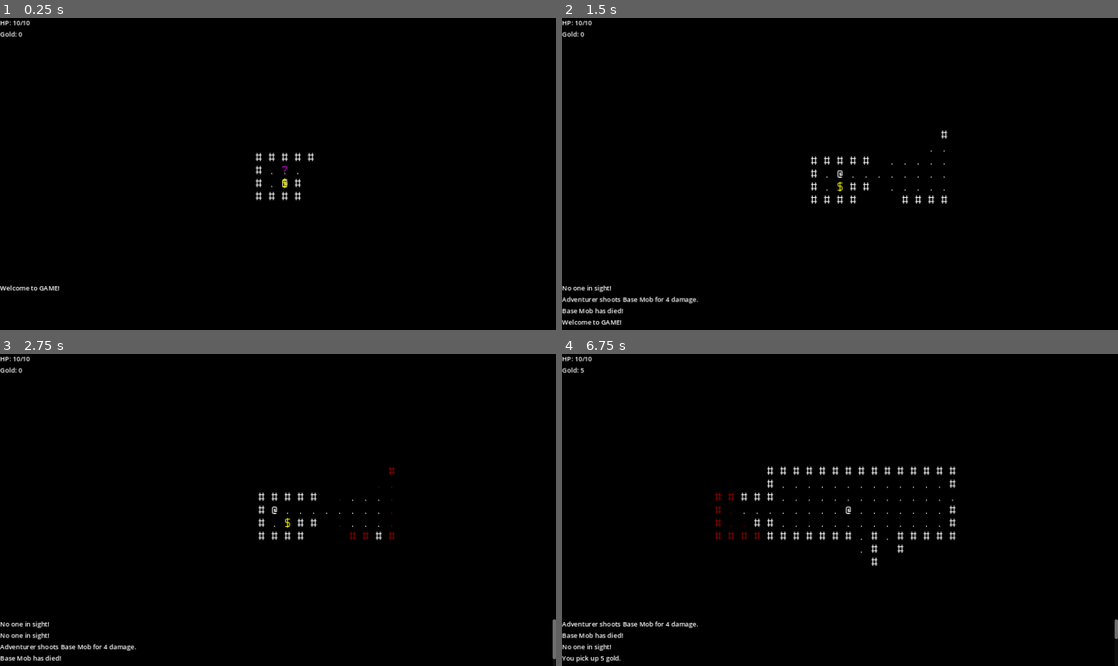
Above: before the commit, frames 1-4 (two rows, left to right).
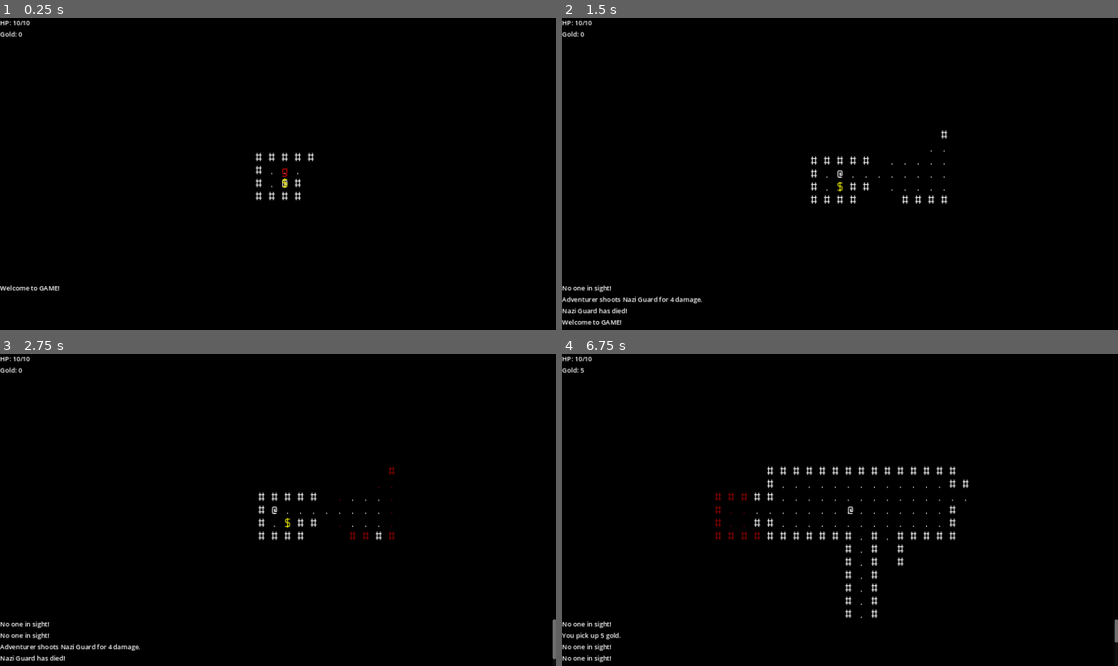
Above: after the commit, the same moments.

Repository: ElPresidentePoole/godot-rl
Game: Godot game, scene res://scenes/dungeon.tscn
Same seed, same stepped clock (60 frames per second), same inputs: the game is played once before the commit and once after it.
Inputs:
- Up to frame 1 (0.25 s): no input
- Up to frame 2 (1.5 s): hold F (fire_at_nearest_mob) 0.53-1.28 s; hold W (move_north) from 0.53 s (still down); tap F (fire_at_nearest_mob) at 1.35 s
- Up to frame 3 (2.75 s): tap Enter at 2 s; release W (move_north) at 2.03 s; hold A (move_west) from 2.03 s (still down); hold F (fire_at_nearest_mob) from 2.03 s (still down)
- Up to frame 4 (6.75 s): release F (fire_at_nearest_mob) at 2.78 s; tap F (fire_at_nearest_mob) at 2.85, 4.35, 5.85 s; tap Space at 3.5 s; release A (move_west) at 3.53 s; hold S (move_south) 3.53-4.28 s; hold F (fire_at_nearest_mob) 3.53-4.28 s; hold D (move_east) 4.28-5.03 s; hold W (move_north) 5.03-5.78 s; hold F (fire_at_nearest_mob) 5.03-5.78 s; hold D (move_east) from 5.78 s (still down); hold F (fire_at_nearest_mob) from 6.53 s (still down)

The runs differ from the first frame. In frame 1, less than 0.1% of the frame differs, in the area x 50-52%, y 47-52%; in frame 2, 0.3%; in frame 3, 0.3%; in frame 4, 0.9%, in the area x 0-100%, y 40-99%.

Commit message:
mobs.json parsing

Diff:
--- a/mobs.json
+++ b/mobs.json
@@ -1,15 +1,41 @@
 {
 	"guard": {
 		"mob_name": "Nazi Guard",
-		"symbol": "N",
+		"vision_range": 6,
+		"symbol": "g",
 		"color": "#e90000",
-		"attack": {
+		"weapon": {
 			"range": 4,
 			"damage": 4,
 			"verb": "shoots"
 		},
 		"mortality": {
 			"max_hp": 6
-		}
-	}
+		}},
+	"wizard": {
+		"mob_name": "Nazi Occultist",
+		"vision_range": 7,
+		"symbol": "w",
+		"color": "#3399ff",
+		"weapon": {
+			"range": 6,
+			"damage": 2,
+			"verb": "zaps"
+		},
+		"mortality": {
+			"max_hp": 2
+		}},
+	"officer": {
+		"mob_name": "Nazi Officer",
+		"vision_range": 7,
+		"symbol": "o",
+		"color": "#3399ff",
+		"weapon": {
+			"range": 6,
+			"damage": 5,
+			"verb": "blasts"
+		},
+		"mortality": {
+			"max_hp": 8
+		}},
 }
--- a/scenes/Globals.gd
+++ b/scenes/Globals.gd
@@ -15,7 +15,7 @@
 func load_mobs():
 	var file: FileAccess = FileAccess.open("res://mobs.json", FileAccess.READ)
 	beastiary = JSON.parse_string(file.get_as_text())
-	print(beastiary)
+	print(typeof(beastiary))
 
 func _ready():
 	load_mobs()
--- a/scenes/dungeon.gd
+++ b/scenes/dungeon.gd
@@ -32,8 +32,9 @@
 	""" Places a player somewhere and then updates fov """
 	player.position = Vector2(x, y) * cellmap.CELL_SIZE
 
-func spawn_mob(x: int, y: int) -> void:
+func spawn_mob(x: int, y: int, mob_key: String) -> void:
 	var m = S_Mob.instantiate()
+	m.mob_key = mob_key
 	mobs.add_child(m)
 	m.position = Vector2(x, y) * cellmap.CELL_SIZE
 	var cid: int = cellmap.get_cell_id(m.position)
@@ -88,8 +89,6 @@
 # Called when the node enters the scene tree for the first time.
 func _ready() -> void:
 	var leaves: Array = cellmap.root.get_leaves()
-	var mob_pos: Vector2 = leaves[1].get_room_center()
-	spawn_mob(mob_pos.x, mob_pos.y)
 	var spawn_room: Vector2 = leaves[0].get_room_center()
 	place_player(spawn_room.x, spawn_room.y) # spawn the player last so our FOV stuff hides the mob
 	for l in leaves:
@@ -106,7 +105,7 @@
 		if randf() < 0.5:
 			var gx = l.room.position.x + 1 + randi() % int(l.room.size.x - 2)
 			var gy = l.room.position.y + 1 + randi() % int(l.room.size.y - 2)
-			spawn_mob(gx, gy)
+			spawn_mob(gx, gy, ['wizard', 'officer', 'guard'][randi() % 3])
 	update_player_fov(player.position)
 
 # Called every frame. 'delta' is the elapsed time since the previous frame.
--- a/scenes/mob.gd
+++ b/scenes/mob.gd
@@ -1,16 +1,26 @@
 extends Node2D
 
-@export var mob_name: String
-@export var vision_range: int
+var mob_name: String
+var vision_range: int
 var last_seen: Vector2
+var mob_key: String
 @onready var mortality: Mortality = $Mortality
 @onready var weapon: Weapon = $Weapon
+@onready var label: Label = $Label
 signal request_to_attack(perp)
 
 # Called when the node enters the scene tree for the first time.
 func _ready() -> void:
-	pass
-#	mortality = Mortality.new(self, mortality_hp)
+	assert(mob_key != null && mob_key in Globals.beastiary)
+	var mob_data: Dictionary = Globals.beastiary[mob_key]
+	vision_range = mob_data['vision_range']
+	mob_name = mob_data['mob_name']
+	label.text = mob_data['symbol']
+	label.modulate = Color(mob_data['color'])
+	weapon.attack_range = mob_data['weapon']['range']
+	weapon.attack_damage = mob_data['weapon']['damage']
+	weapon.attack_verb = mob_data['weapon']['verb']
+	mortality.max_hp = mob_data['mortality']['max_hp']
 
 # Called every frame. 'delta' is the elapsed time since the previous frame.
 func _process(delta) -> void:
--- a/scenes/mob.tscn
+++ b/scenes/mob.tscn
@@ -10,17 +10,12 @@
 
 [node name="mob" type="Node2D"]
 script = ExtResource("1_3xlg5")
-mob_name = "Base Mob"
 
 [node name="Weapon" type="Node" parent="."]
 script = ExtResource("2_12dqb")
-attack_range = 1
-attack_damage = 1
-attack_verb = "adfasdads"
 
 [node name="Mortality" type="Node" parent="."]
 script = ExtResource("2_l6vsx")
-max_hp = 4
 
 [node name="Label" type="Label" parent="."]
 modulate = Color(0.94902, 0, 1, 1)
--- a/scenes/mortality.gd
+++ b/scenes/mortality.gd
@@ -2,7 +2,7 @@
 
 class_name Mortality
 
-@export var max_hp: int
+var max_hp: int
 var hp: int
 @onready var mortal: Node = get_parent()
 
--- a/scenes/weapon.gd
+++ b/scenes/weapon.gd
@@ -2,9 +2,9 @@
 
 class_name Weapon
 
-@export var attack_range: int
-@export var attack_damage: int
-@export var attack_verb: String
+var attack_range: int
+var attack_damage: int
+var attack_verb: String
 
 # Called when the node enters the scene tree for the first time.
 func _ready():
